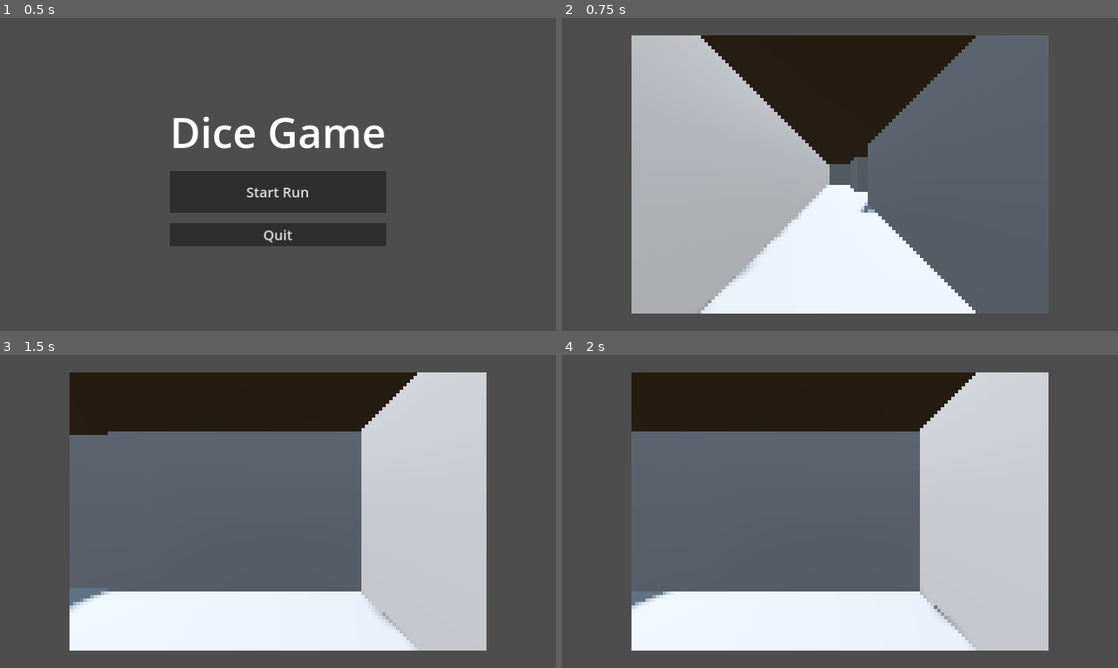
Above: before the commit, frames 1-4 (two rows, left to right).
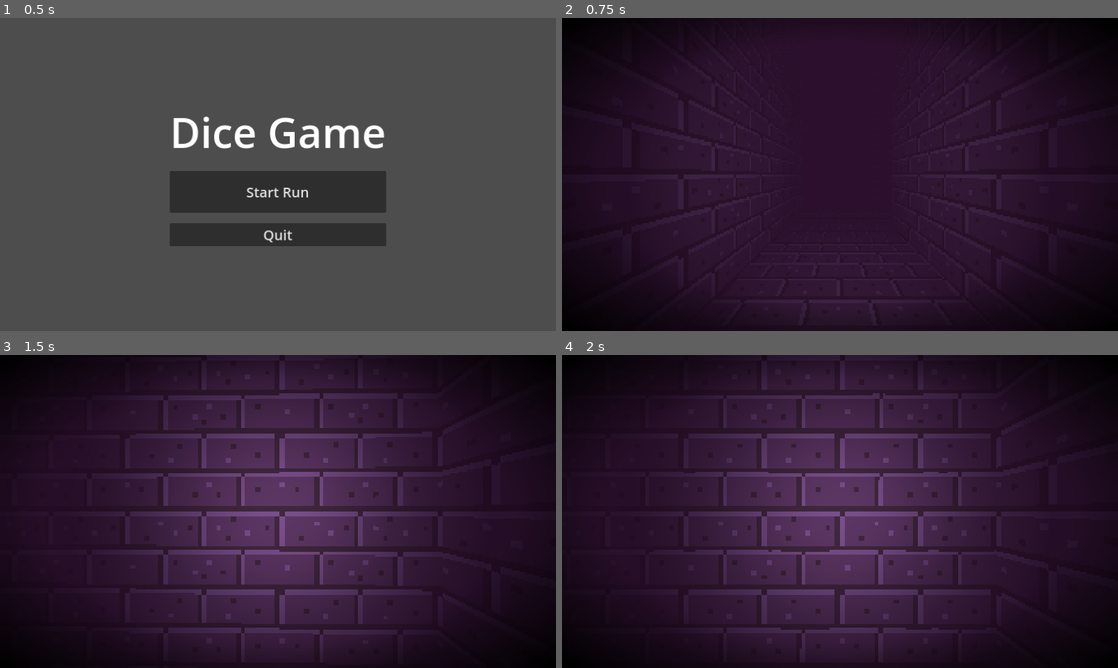
Above: after the commit, the same moments.

Repository: wokeraccoon/DiceGame
Game: Godot game, scene res://scenes/main.tscn
The game is run twice, just before and just after one commit, with the same random seed, the same clock (stepped at 60 frames per second) and the same inputs.
Inputs:
- Up to frame 1 (0.5 s): no input
- Up to frame 2 (0.75 s): click "Start Run" at 0.5 s
- Up to frame 3 (1.5 s): tap Enter at 1.25 s; hold D (turn_right) from 1.28 s (still down)
- Up to frame 4 (2 s): keep holding D (turn_right)

Frame 1 is identical in both runs. In frame 2, 98% of the frame differs, in the area x 0-100%, y 0-100%; in frame 3, 97%; in frame 4, 97%.

Commit message:
art test

Diff:
--- a/project.godot
+++ b/project.godot
@@ -20,8 +20,6 @@
 
 window/size/viewport_width=1280
 window/size/viewport_height=720
-window/size/window_width_override=1080
-window/size/window_height_override=810
 window/stretch/mode="canvas_items"
 window/stretch/aspect="expand"
 
--- a/scenes/game/dungeon_world/dungeon_world.tscn
+++ b/scenes/game/dungeon_world/dungeon_world.tscn
@@ -1,34 +1,79 @@
-[gd_scene load_steps=6 format=3 uid="uid://dkx41chdlblvm"]
+[gd_scene load_steps=13 format=3 uid="uid://dkx41chdlblvm"]
 
 [ext_resource type="PackedScene" uid="uid://bunk117rnoi5j" path="res://scenes/game/dungeon_world/player_camera/player_camera.tscn" id="1_3hwer"]
-
-[sub_resource type="ProceduralSkyMaterial" id="ProceduralSkyMaterial_noexf"]
-sky_horizon_color = Color(0.64625, 0.65575, 0.67075, 1)
-ground_horizon_color = Color(0.64625, 0.65575, 0.67075, 1)
-
-[sub_resource type="Sky" id="Sky_6d5qv"]
-sky_material = SubResource("ProceduralSkyMaterial_noexf")
-
-[sub_resource type="Environment" id="Environment_mlm72"]
-background_mode = 2
-sky = SubResource("Sky_6d5qv")
-tonemap_mode = 2
-glow_enabled = true
+[ext_resource type="Texture2D" uid="uid://cnl8dub7a5egv" path="res://scenes/game/dungeon_world/wall_texture.png" id="1_vdw43"]
+
+[sub_resource type="StandardMaterial3D" id="StandardMaterial3D_yylj5"]
+albedo_texture = ExtResource("1_vdw43")
+uv1_triplanar = true
+texture_filter = 0
 
 [sub_resource type="BoxMesh" id="BoxMesh_4xn4m"]
-size = Vector3(2, 2, 2)
+material = SubResource("StandardMaterial3D_yylj5")
+size = Vector3(2, 8, 2)
+
+[sub_resource type="BoxMesh" id="BoxMesh_w8tyh"]
+
+[sub_resource type="Animation" id="Animation_wl3al"]
+resource_name = "default"
+length = 10.0
+loop_mode = 2
+step = 1.0
+tracks/0/type = "value"
+tracks/0/imported = false
+tracks/0/enabled = true
+tracks/0/path = NodePath(".:rotation")
+tracks/0/interp = 2
+tracks/0/loop_wrap = true
+tracks/0/keys = {
+"times": PackedFloat32Array(-5, 0, 10),
+"transitions": PackedFloat32Array(1, 1, 152.218),
+"update": 0,
+"values": [Vector3(6.28319, -6.28319, 6.28319), Vector3(-6.28319, 6.28319, -6.28319), Vector3(0, 0, 0)]
+}
+tracks/1/type = "value"
+tracks/1/imported = false
+tracks/1/enabled = true
+tracks/1/path = NodePath(".:position")
+tracks/1/interp = 2
+tracks/1/loop_wrap = true
+tracks/1/keys = {
+"times": PackedFloat32Array(0, 2, 4, 6, 8, 10),
+"transitions": PackedFloat32Array(1, 1, 1, 1, 1, 1),
+"update": 0,
+"values": [Vector3(4, 0, -16), Vector3(4, 0.25, -16), Vector3(4, 0, -16), Vector3(4, 0.25, -16), Vector3(4, 0, -16), Vector3(4, 0.25, -16)]
+}
+
+[sub_resource type="Animation" id="Animation_6mciy"]
+length = 0.001
+step = 1.0
+
+[sub_resource type="AnimationLibrary" id="AnimationLibrary_wgycb"]
+_data = {
+"RESET": SubResource("Animation_6mciy"),
+"default": SubResource("Animation_wl3al")
+}
+
+[sub_resource type="AnimationNodeAnimation" id="AnimationNodeAnimation_c312o"]
+animation = &"default"
+
+[sub_resource type="AnimationNodeStateMachineTransition" id="AnimationNodeStateMachineTransition_ucyu4"]
+advance_mode = 2
+
+[sub_resource type="AnimationNodeStateMachine" id="AnimationNodeStateMachine_iqu0i"]
+states/default/node = SubResource("AnimationNodeAnimation_c312o")
+states/default/position = Vector2(488, 99.3333)
+transitions = ["Start", "default", SubResource("AnimationNodeStateMachineTransition_ucyu4")]
+
+[sub_resource type="Environment" id="Environment_lm5dw"]
+fog_enabled = true
+fog_light_color = Color(0.17278, 0.0613303, 0.175375, 1)
+fog_density = 0.5497
 
 [node name="DungeonWorld" type="Node3D"]
 
-[node name="DirectionalLight3D" type="DirectionalLight3D" parent="."]
-transform = Transform3D(-0.866023, -0.433016, 0.250001, 0, 0.499998, 0.866027, -0.500003, 0.749999, -0.43301, 0, 0, 0)
-shadow_enabled = true
-
-[node name="WorldEnvironment" type="WorldEnvironment" parent="."]
-environment = SubResource("Environment_mlm72")
-
 [node name="DungeonMesh" type="CSGCombiner3D" parent="."]
-operation = 2
+transform = Transform3D(1, 0, 0, 0, 1, 0, 0, 0, 1, 0, 3, 0)
 
 [node name="CSGMesh3D" type="CSGMesh3D" parent="DungeonMesh"]
 flip_faces = true
@@ -124,5 +169,34 @@
 flip_faces = true
 mesh = SubResource("BoxMesh_4xn4m")
 
+[node name="CSGMesh3D20" type="CSGMesh3D" parent="DungeonMesh"]
+transform = Transform3D(1, 0, 0, 0, 1, 0, 0, 0, 1, 2, 0, -16)
+flip_faces = true
+mesh = SubResource("BoxMesh_4xn4m")
+
+[node name="CSGMesh3D21" type="CSGMesh3D" parent="DungeonMesh"]
+transform = Transform3D(1, 0, 0, 0, 1, 0, 0, 0, 1, 4, 0, -16)
+flip_faces = true
+mesh = SubResource("BoxMesh_4xn4m")
+
+[node name="MeshInstance3D" type="MeshInstance3D" parent="."]
+transform = Transform3D(0.917921, -0.214494, -0.333787, 0.333787, 0.872272, 0.357391, 0.214494, -0.43947, 0.872272, 4, 0.192715, -16)
+mesh = SubResource("BoxMesh_w8tyh")
+skeleton = NodePath("../PlayerCamera")
+
+[node name="AnimationPlayer" type="AnimationPlayer" parent="MeshInstance3D"]
+libraries = {
+"": SubResource("AnimationLibrary_wgycb")
+}
+
+[node name="AnimationTree" type="AnimationTree" parent="MeshInstance3D"]
+tree_root = SubResource("AnimationNodeStateMachine_iqu0i")
+anim_player = NodePath("../AnimationPlayer")
+
 [node name="PlayerCamera" parent="." instance=ExtResource("1_3hwer")]
 metadata/_edit_lock_ = true
+
+[node name="WorldEnvironment" type="WorldEnvironment" parent="."]
+environment = SubResource("Environment_lm5dw")
+
+[editable path="PlayerCamera"]
--- a/scenes/game/dungeon_world/player_camera/player_camera.gd
+++ b/scenes/game/dungeon_world/player_camera/player_camera.gd
@@ -21,7 +21,6 @@
 
 
 	global_rotation.y = lerp_angle(global_rotation.y, input_target_rotation, delta * 20)
-	print()
 
 	global_position = lerp(global_position,input_target_position,delta * 10)
 
--- a/scenes/game/dungeon_world/player_camera/player_camera.tscn
+++ b/scenes/game/dungeon_world/player_camera/player_camera.tscn
@@ -11,4 +11,8 @@
 shape = SubResource("SphereShape3D_ife7x")
 
 [node name="Camera3D" type="Camera3D" parent="CollisionShape3D"]
-fov = 120.0
+fov = 90.0
+
+[node name="SpotLight3D" type="SpotLight3D" parent="."]
+spot_range = 5.77029
+spot_angle = 53.4375
--- a/scenes/game/game_manager.tscn
+++ b/scenes/game/game_manager.tscn
@@ -1,8 +1,17 @@
-[gd_scene load_steps=4 format=3 uid="uid://b6hkp7ydpotqs"]
+[gd_scene load_steps=6 format=3 uid="uid://b6hkp7ydpotqs"]
 
 [ext_resource type="Script" path="res://scenes/game/game_manager.gd" id="1_x6pty"]
 [ext_resource type="PackedScene" uid="uid://b2rt1670ts75n" path="res://scenes/game/dice_calculator/dice_calculator.tscn" id="2_ghnn3"]
 [ext_resource type="PackedScene" uid="uid://dkx41chdlblvm" path="res://scenes/game/dungeon_world/dungeon_world.tscn" id="3_i3nyo"]
+
+[sub_resource type="Gradient" id="Gradient_kn6ow"]
+offsets = PackedFloat32Array(0.608696, 1)
+colors = PackedColorArray(0, 0, 0, 0, 0, 0, 0, 1)
+
+[sub_resource type="GradientTexture2D" id="GradientTexture2D_v6kut"]
+gradient = SubResource("Gradient_kn6ow")
+fill = 1
+fill_from = Vector2(0.5, 0.5)
 
 [node name="GameManager" type="Node2D"]
 script = ExtResource("1_x6pty")
@@ -11,36 +20,49 @@
 
 [node name="CanvasLayer" type="CanvasLayer" parent="."]
 
-[node name="SubViewportContainer" type="SubViewportContainer" parent="CanvasLayer"]
-texture_filter = 1
-texture_repeat = 1
-custom_minimum_size = Vector2(960, 640)
-anchors_preset = 8
-anchor_left = 0.5
-anchor_top = 0.5
-anchor_right = 0.5
-anchor_bottom = 0.5
-offset_left = -480.0
-offset_top = -320.0
-offset_right = 480.0
-offset_bottom = 320.0
+[node name="ColorRect" type="ColorRect" parent="CanvasLayer"]
+anchors_preset = 15
+anchor_right = 1.0
+anchor_bottom = 1.0
 grow_horizontal = 2
 grow_vertical = 2
-size_flags_horizontal = 6
-stretch = true
-stretch_shrink = 8
-
-[node name="SubViewport" type="SubViewport" parent="CanvasLayer/SubViewportContainer"]
-handle_input_locally = false
-size = Vector2i(120, 80)
-render_target_update_mode = 4
-
-[node name="DungeonWorld" parent="CanvasLayer/SubViewportContainer/SubViewport" instance=ExtResource("3_i3nyo")]
+color = Color(0.180392, 0.133333, 0.184314, 1)
 
 [node name="Control" type="Control" parent="CanvasLayer"]
+custom_minimum_size = Vector2(480, 480)
 layout_mode = 3
 anchors_preset = 15
 anchor_right = 1.0
 anchor_bottom = 1.0
 grow_horizontal = 2
 grow_vertical = 2
+size_flags_vertical = 3
+
+[node name="SubViewportContainer" type="SubViewportContainer" parent="CanvasLayer/Control"]
+texture_filter = 1
+texture_repeat = 1
+custom_minimum_size = Vector2(640, 480)
+layout_mode = 1
+anchors_preset = 15
+anchor_right = 1.0
+anchor_bottom = 1.0
+grow_horizontal = 2
+grow_vertical = 2
+size_flags_horizontal = 4
+stretch = true
+stretch_shrink = 4
+
+[node name="SubViewport" type="SubViewport" parent="CanvasLayer/Control/SubViewportContainer"]
+handle_input_locally = false
+size = Vector2i(320, 180)
+render_target_update_mode = 4
+
+[node name="DungeonWorld" parent="CanvasLayer/Control/SubViewportContainer/SubViewport" instance=ExtResource("3_i3nyo")]
+
+[node name="TextureRect" type="TextureRect" parent="CanvasLayer/Control"]
+layout_mode = 2
+anchor_right = 1.0
+anchor_bottom = 1.0
+grow_horizontal = 2
+grow_vertical = 2
+texture = SubResource("GradientTexture2D_v6kut")
Binary file added: scenes/game/dungeon_world/wall_texture.png
Not shown, added: scenes/game/dungeon_world/wall_texture.png.import
